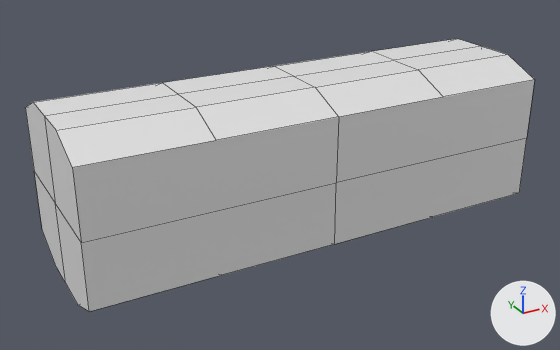
What one commit did to the Blender file Assets/Guns/Circular Mahine Gun.blend.
One viewpoint serves both versions: a camera (50 mm lens) standing at (-7.72, -6.74, 5.23) and looking at (-4.02, -0.01, 1.86). Arrows for +X, +Y and +Z are at lower right; the lights stay in place. Mesh edges are drawn as thin lines. The same objects are shown in both versions, whatever each file hides.

Objects in the first picture: 'Barrel'.
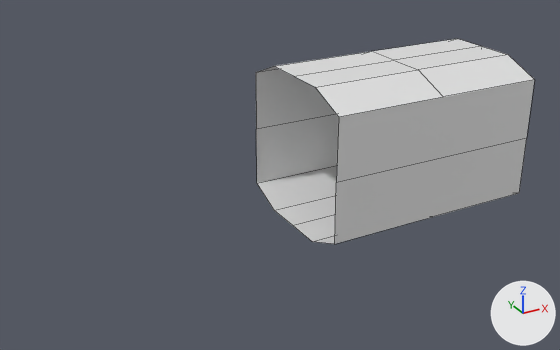
What changed in the scene script:
```text
Change me_cube:
    used by ob_barrel; location = (-2.164, 0.0, 2.071); scale = (0.866, 0.866, 0.866)
    remove me_cube.from_pydata(...)  # 58 vertices, 48 faces; spans x -4.89..1.0, y -1.0..1.0, z -1.0..1.0
    add me_cube.from_pydata(...)  # 35 vertices, 24 faces; spans x -1.95..1.0, y -1.0..1.0, z -1.0..1.0
    me_cube part 1
    23 vertices are removed from x -4.89..-3.42, y -1.0..1.0, z -1.0..1.0
    24 faces are deleted
```

What differs and where, as boxes (x1, y1, x2, y2) in the pictures (560 x 350 px):
'Barrel', reshaped (45% narrower, 25% shorter)
    before: (25, 39, 534, 311)
    after: (256, 39, 534, 244)
part 1 of me_cube, deleted
    before: (25, 66, 339, 311)
